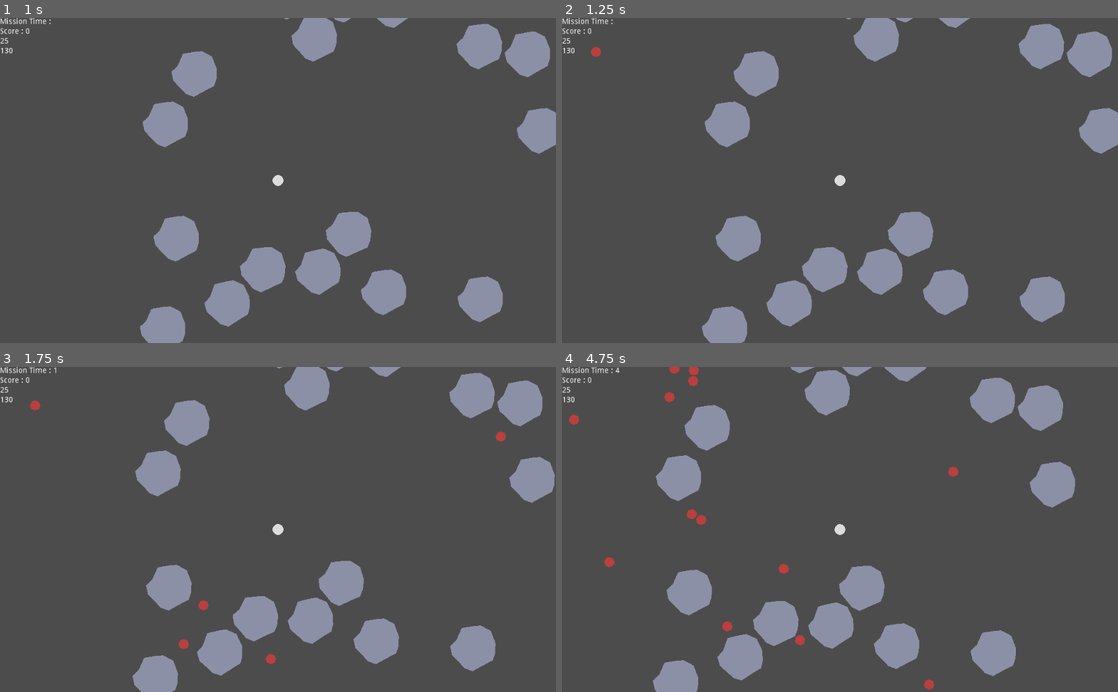
Above: before the commit, frames 1-4 (two rows, left to right).
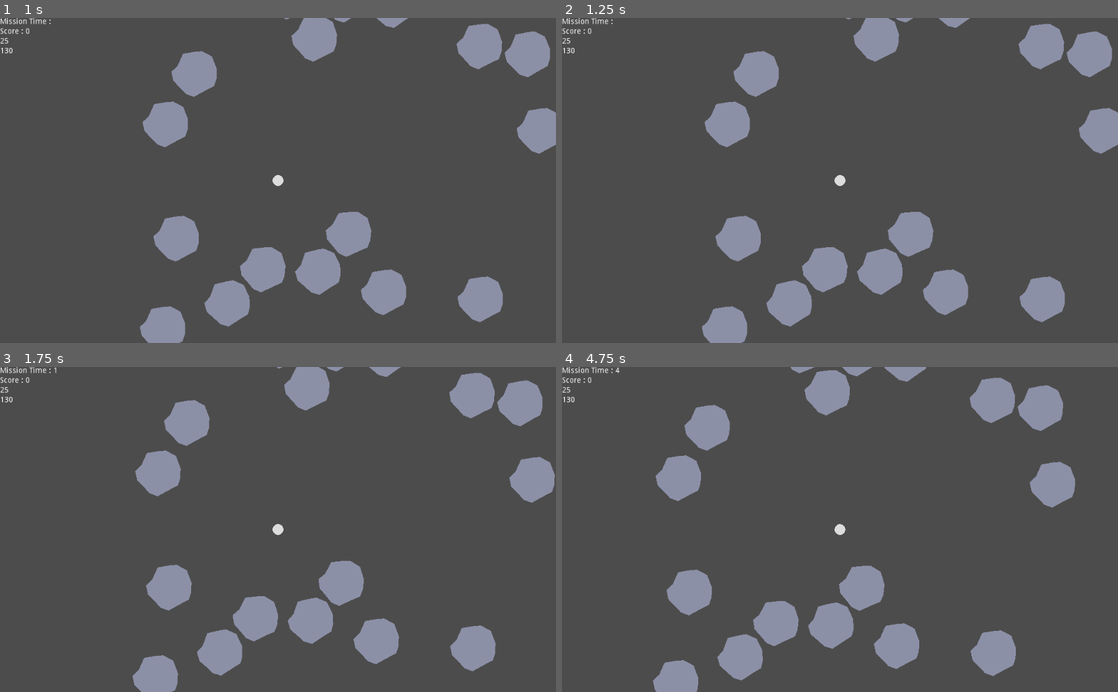
Above: after the commit, the same moments.

Repository: JeanShark-dev/godot-rock-survival
Game: Godot game, scene res://Main.tscn
The game is run twice, just before and just after one commit, with the same random seed, the same clock (stepped at 60 frames per second) and the same inputs.
Inputs (mouse positions are in pixels of both pictures, inside the frame that each line leads up to):
- Up to frame 1 (1 s): click "START GAME" at 0.5 s
- Up to frame 2 (1.25 s): no input
- Up to frame 3 (1.75 s): tap Enter at 1.25 s; move the mouse to (400, 513) at 1.27 s; press the mouse at (400, 513) at 1.28 s; hold D (gp_right) from 1.28 s (still down)
- Up to frame 4 (4.75 s): move the mouse to (728, 545) at 2.02 s; release D (gp_right) at 2.03 s; release the mouse at (728, 545) at 2.03 s; hold S (gp_down) 2.03-2.78 s; click (728, 545) at 2.1 s; move the mouse to (895, 458) at 2.77 s; press the mouse at (895, 458) at 2.78 s; hold D (gp_right) 2.78-3.53 s; move the mouse to (812, 594) at 3.52 s; release the mouse at (812, 594) at 3.53 s; hold W (gp_up) 3.53-4.28 s; click (812, 594) at 3.6 s; move the mouse to (1006, 578) at 4.27 s; press the mouse at (1006, 578) at 4.28 s; hold A (gp_left) from 4.28 s (still down)

Frame 1 is identical in both runs. In frame 2, less than 0.1% of the frame differs, in the area x 5-7%, y 8-12%; in frame 3, 0.2%; in frame 4, 0.6%, in the area x 1-72%, y 0-100%.
Error before the commit: Attempt to call function 'get_child' in base 'null instance' on a null instance. (res://PlayerContainer.gd:9)

Commit message:
furþer work on weapon framework

Diff:
--- a/DefaultProjectile.gd
+++ b/DefaultProjectile.gd
@@ -1,5 +1,10 @@
 extends RigidBody2D
 
 
-func Shoot():
-	pass
+var damage
+var source
+
+func Shoot(velocity):
+	print(rotation,position)
+	apply_central_impulse(Vector2().rotated(rotation)*velocity)
+	print("Projectile shot successfully")
--- a/DefaultProjectile.tscn
+++ b/DefaultProjectile.tscn
@@ -10,3 +10,6 @@
 [node name="CollisionShape2D" type="CollisionShape2D" parent="."]
 rotation = 1.5708
 shape = SubResource( 1 )
+
+[node name="Polygon2D" type="Polygon2D" parent="."]
+polygon = PoolVector2Array( 0, 10, 20, 0, 0, -10, -20, 1 )
--- a/Main.gd
+++ b/Main.gd
@@ -26,7 +26,7 @@
 	#player = get_node("PlayerContainer")
 	#connect("scoreAdd", player, "on_Main_scoreAdd")
 	spawnBoulder(rand_range(1,40))
-	$SpawnTimer.start()
+	#$SpawnTimer.start()
 
 func spawnEnemy(amount):
 	for i in amount:
--- a/PlayerContainer.gd
+++ b/PlayerContainer.gd
@@ -6,7 +6,7 @@
 var ap
 var hp
 var recovering = false
-var currentWeapon = $ProjectileContainer.get_child(0)
+onready var currentWeapon = $ProjectileContainer.get_child(0)
 signal scoreAdd(scorePlus)
 signal hpUpdate(HPValue, APValue)
 
@@ -25,7 +25,7 @@
 func _process(delta):
 	currentWeapon.set_position($PlayerRBody.position)
 	if Input.is_action_just_pressed("M1"):
-		currentWeapon.Shoot($PlayerRBody.position, get_global_mouse_position(), 1, $PlayerRBody.get_rid, 100, 1)
+		currentWeapon.Shoot($PlayerRBody.position, get_global_mouse_position(), 1, $PlayerRBody.get_rid(), 100, 1)
 	if recovering == true:
 		armorRecovery(delta)
 
--- a/WeaponBase.gd
+++ b/WeaponBase.gd
@@ -11,3 +11,4 @@
 	projectile.position = position
 	projectile.look_at(target)
 	projectile.rotation += rand_range(-imprecision, imprecision)
+	projectile.Shoot(velocity)
--- a/project.godot
+++ b/project.godot
@@ -14,7 +14,7 @@
 
 [application]
 
-config/name="GDTest"
+config/name="GD-Rock"
 run/main_scene="res://Main.tscn"
 
 [display]
